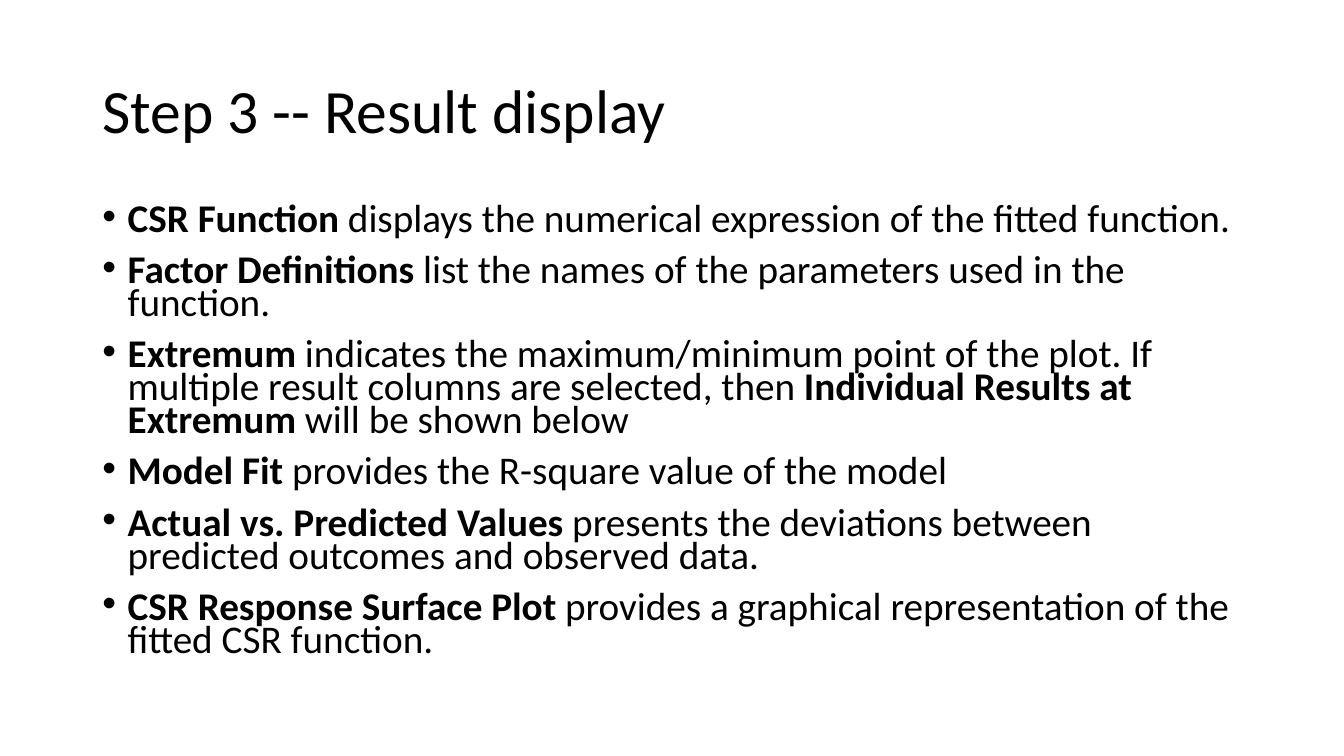
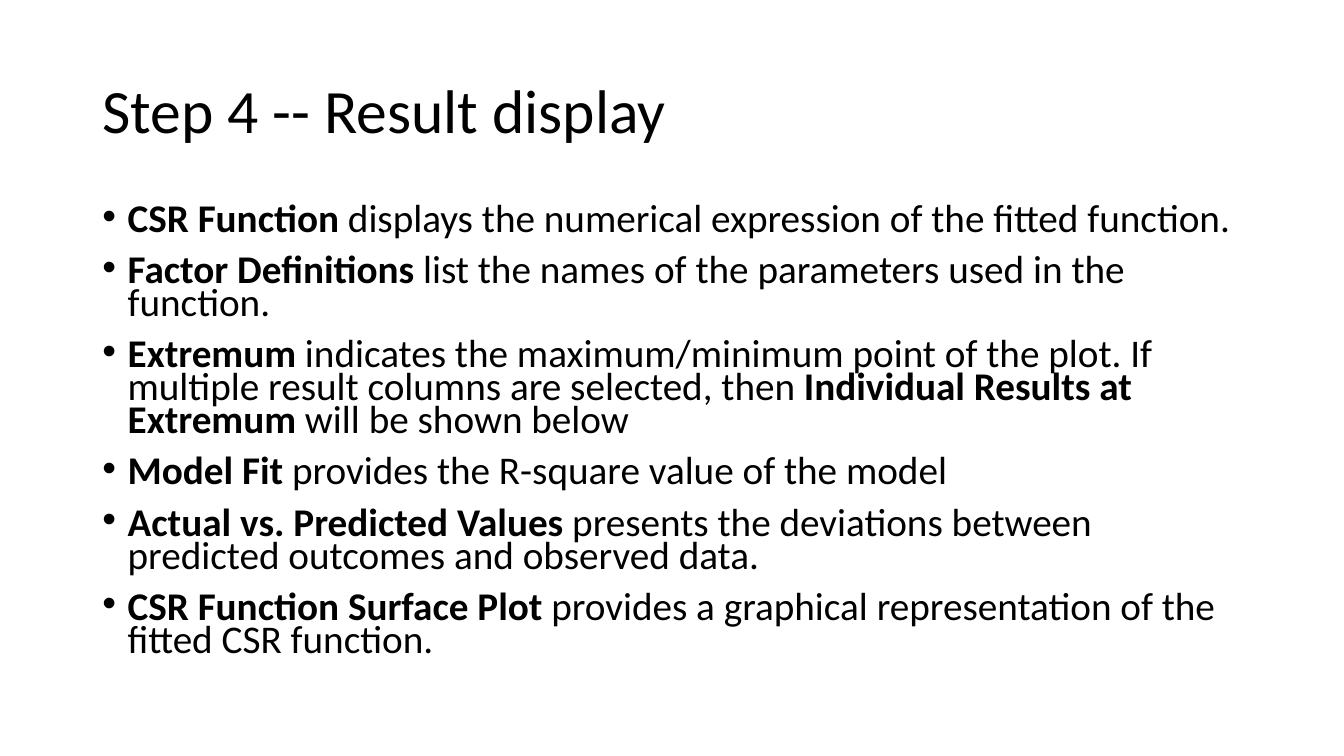
Before and after one commit to cuzno200161/CSR-software, a slide deck: slide 12 of CSR APP Instruction.pptx (slide 6 before the commit). Drawn at 1344x756 pixels with LibreOffice and Linux fonts; fonts in the diff are those of the drawing. Boxes give left, top, right and bottom in pixels: in the first picture for what was removed or moved away, otherwise in the second. Text is boxed around its words. In the diff, an @@ line names an element or a change of style, - is before the commit and + after.

```diff
--- a/CSR APP Instruction.pptx
+++ b/CSR APP Instruction.pptx
@@ title at [102,90,665,143]: text changed @@
-Step 3 -- Result display
+Step 4 -- Result display
@@ text at [128,592,1215,654]: text changed @@
-• CSR Response Surface Plot provides a graphical representation of the fitted CSR function.
+• CSR Function Surface Plot provides a graphical representation of the fitted CSR function.
```
Also in this commit, not shown: 4 other slides changed, 7 slides added, 1 slide removed, 1 other file.
